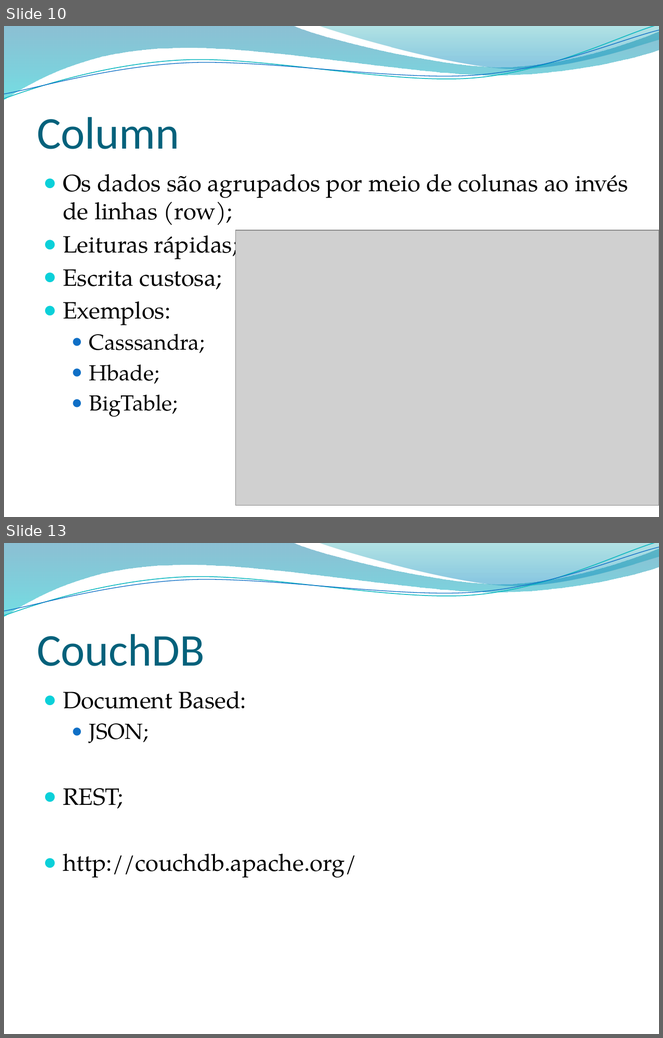
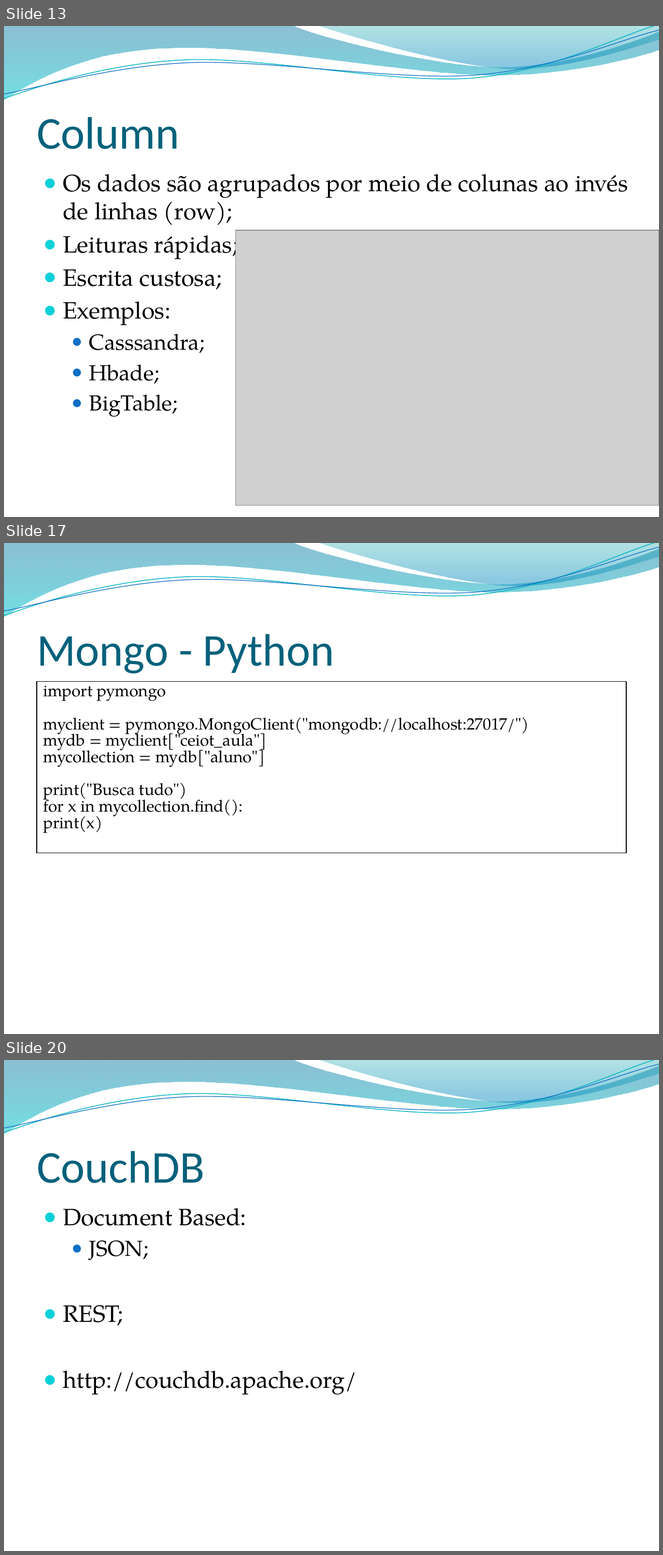
Before and after one commit to leonardopordeus/BD, a slide deck: Aula04.pptx. Shown one above the other, each under a label of ours: slides 10 and 13 before the commit, slides 13, 17 and 20 after it; the slides between them are not shown. The pictures are 663x1038 and 663x1555 pixels, drawn with LibreOffice and Linux fonts; fonts in the diff are those of the drawing; grey boxes stand for pictures; background and template pictures are left out. Boxes give left, top, right and bottom in pixels: in the first picture for what was removed or moved away, otherwise in the second. Text is boxed around its words. In the diff, an @@ line names an element or a change of style, - is before the commit and + after.

Commit message:
Aula 4

```diff
--- a/Aula04.pptx
+++ b/Aula04.pptx
@@ slide 17 added at (4,543,659,1034), background picture (left out); not listed: 4 template elements that a slide beside it also shows @@
@@ title added at (37,634,335,674), 50 pt, text #04617B @@
+Mongo - Python
@@ table added at (37,682,626,885), 1 rows, 1 columns @@
+import pymongo / myclient = pymongo.MongoClient("mongodb://localhost:27017/") / mydb = myclient["ceiot_aula"] / mycollection = mydb["aluno"] / print("Busca tudo") / for x in mycollection.find(): / print(x)
@@ what was slide 10 is now slide 13 @@
@@ what was slide 13 is now slide 20 @@
```
Also in this commit, not shown: 5 slides changed, 8 other slides added, 3 other files.
